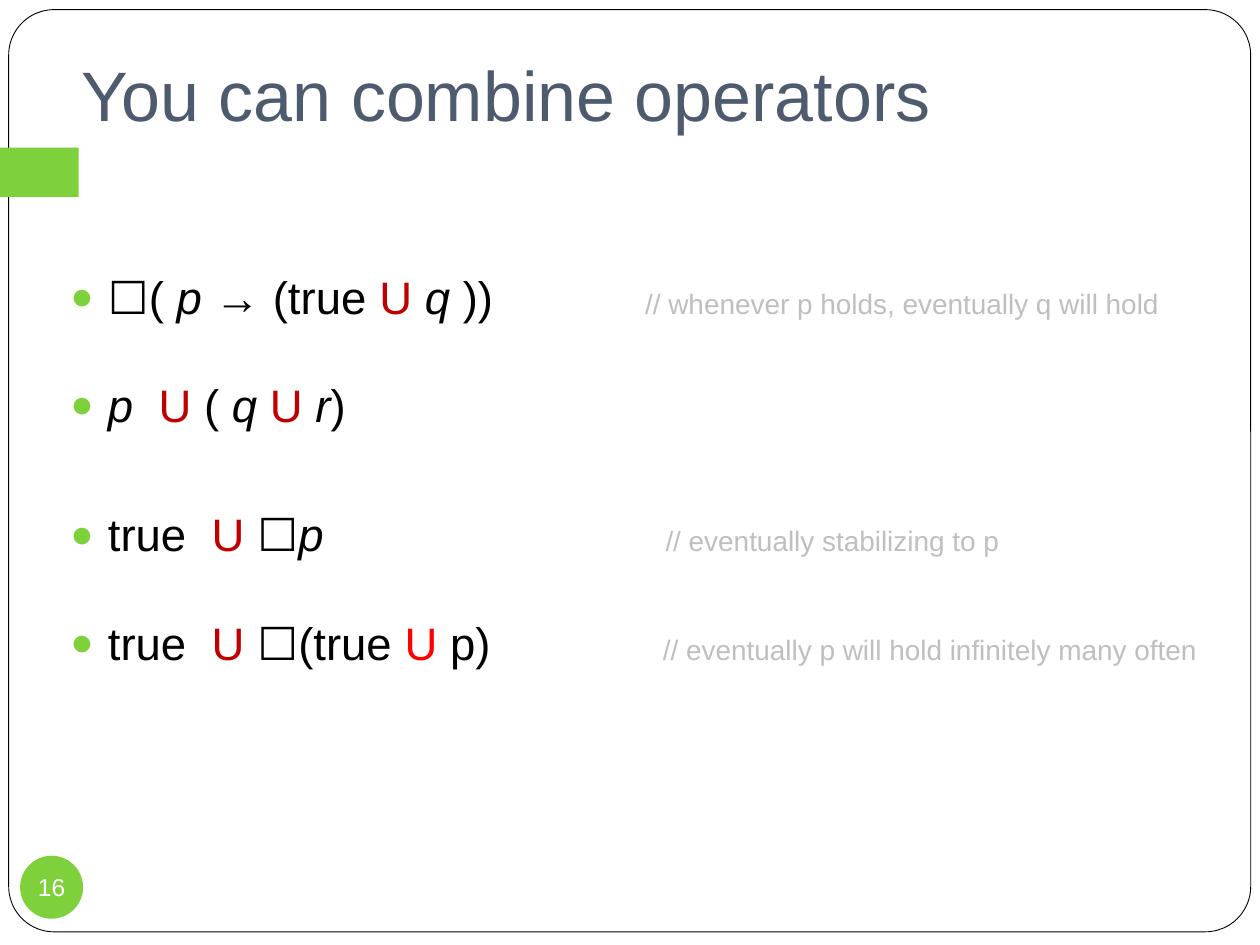
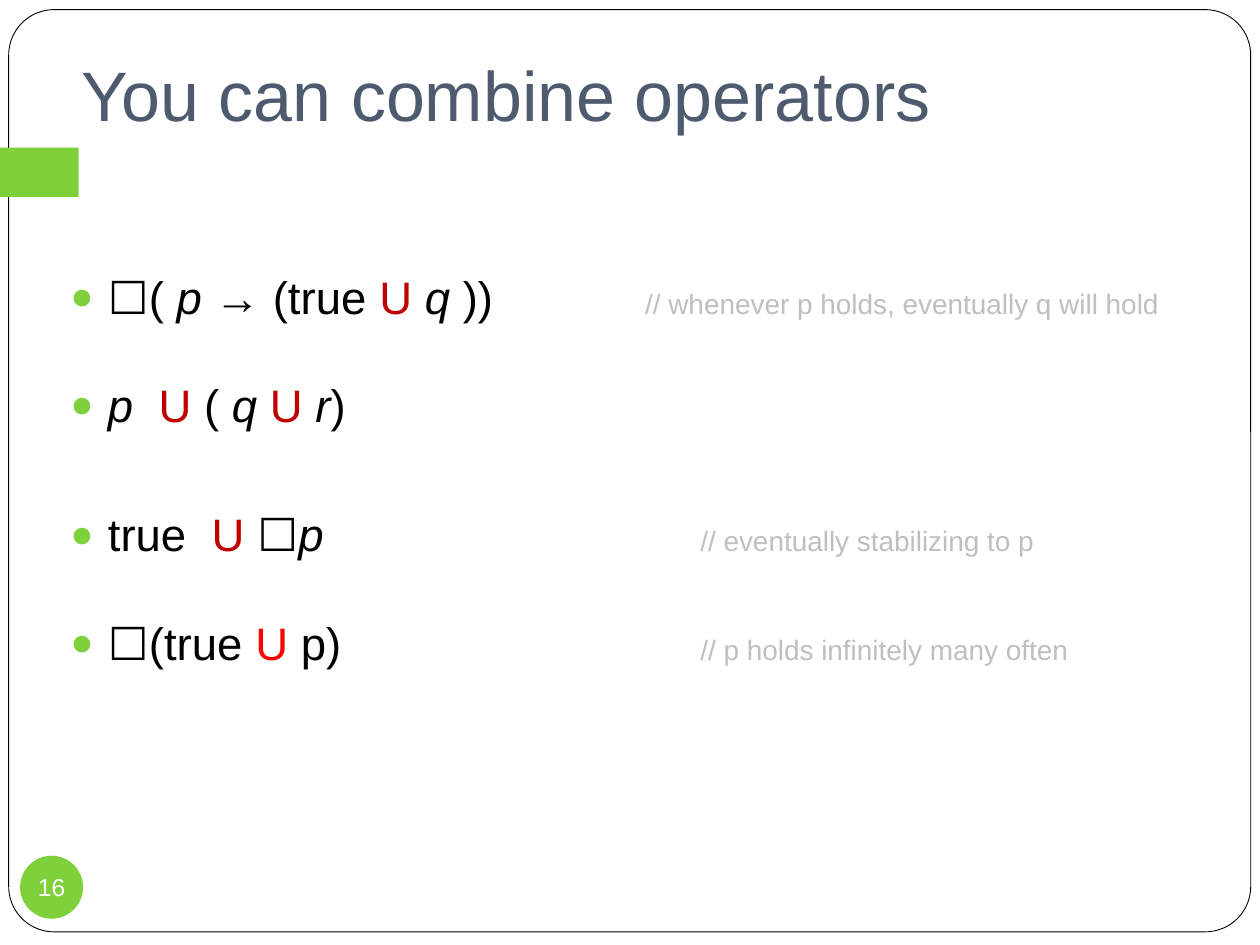
Before and after one commit to wooshrow/infopv, a slide deck: slide 16 of slides/PV_ltl.pptx. Drawn at 1260x945 pixels with LibreOffice and Linux fonts; fonts in the diff are those of the drawing. Boxes give left, top, right and bottom in pixels: in the first picture for what was removed or moved away, otherwise in the second. Text is boxed around its words. In the diff, an @@ line names an element or a change of style, - is before the commit and + after.

```diff
--- a/slides/PV_ltl.pptx
+++ b/slides/PV_ltl.pptx
@@ text at (x1=149, y1=627, x2=1068, y2=669): text changed @@
-● true U ☐(true U p) // eventually p will hold infinitely many often
+● ☐(true U p) // p holds infinitely many often
```
Also in this commit, not shown: 20 other slides changed, 1 slide added, 1 other file.
